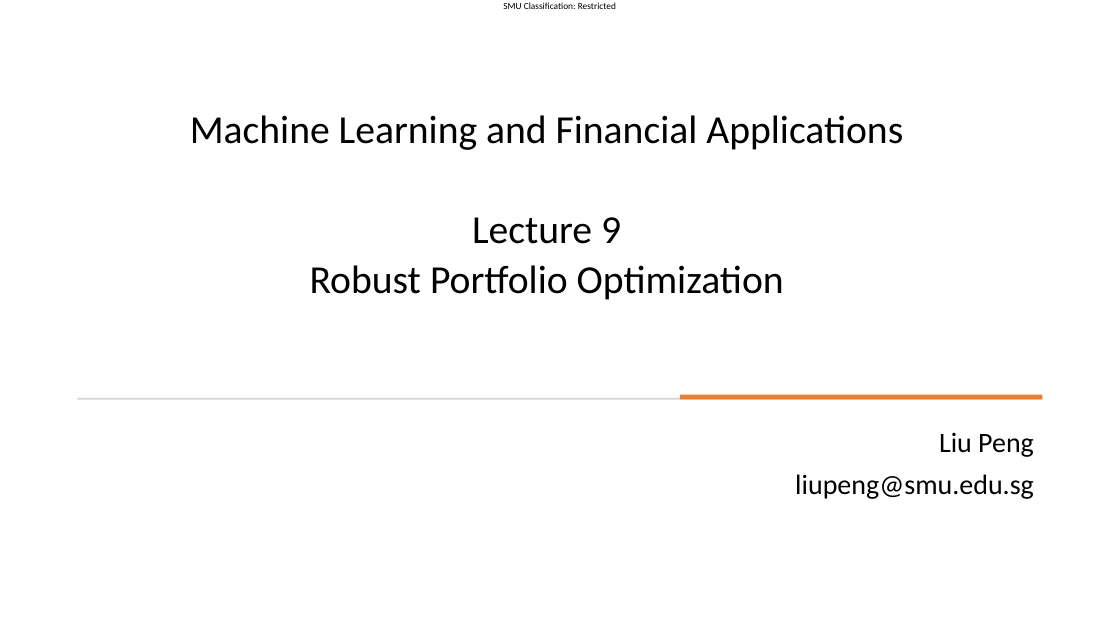
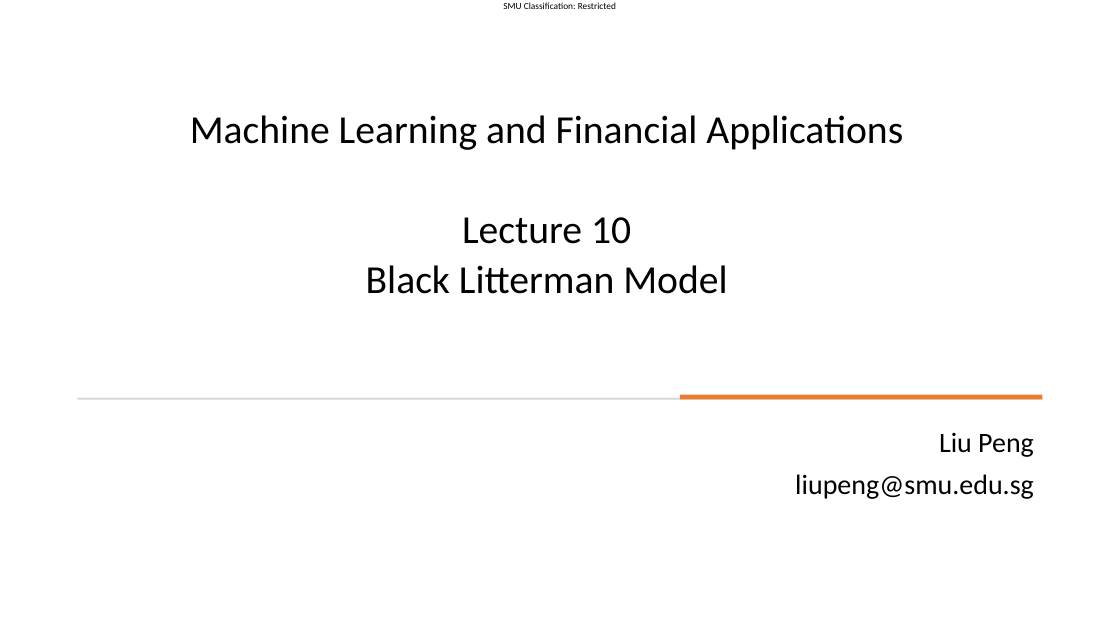
Before and after one commit to SMUMQF2425/qf624_qf632_2025, a slide deck: slide 1 of Lecture slides - Week 10.pptx. Drawn at 1120x630 pixels with LibreOffice and Linux fonts; fonts in the diff are those of the drawing. Boxes give left, top, right and bottom in pixels: in the first picture for what was removed or moved away, otherwise in the second. Text is boxed around its words. In the diff, an @@ line names an element or a change of style, - is before the commit and + after.

```diff
--- a/Lecture slides - Week 10.pptx
+++ b/Lecture slides - Week 10.pptx
@@ text at bbox=[366, 217, 727, 294]: text changed @@
-Lecture 9
-Robust Portfolio Optimization
+Lecture 10
+Black Litterman Model
```
Also in this commit, not shown: 7 other slides changed, 3 slides added, 1 other file.
